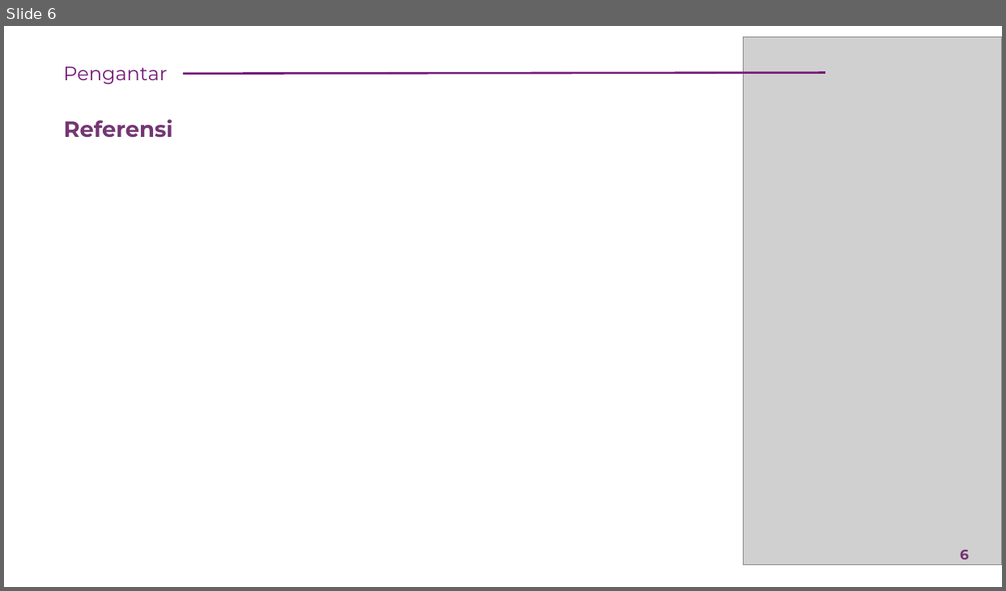
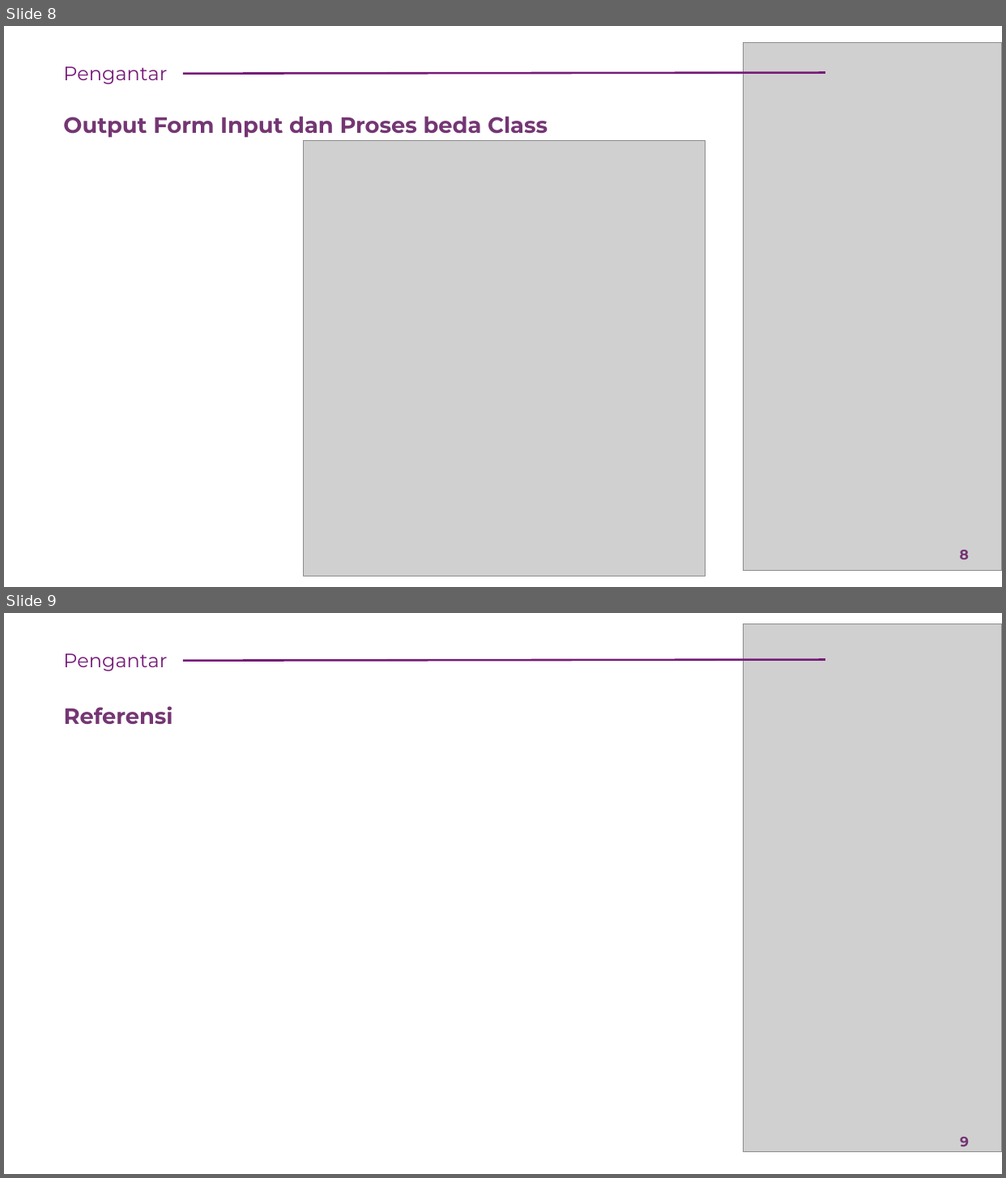
Before and after one commit to rikialdi/pemprograman-web-2022, a slide deck: Materi/Pertemuan - 13.pptx. Shown one above the other, each under a label of ours: slide 6 before the commit, slides 8 and 9 after it. The pictures are 1006x591 and 1006x1178 pixels, drawn with LibreOffice and Linux fonts; fonts in the diff are those of the drawing; grey boxes stand for pictures. Boxes give left, top, right and bottom in pixels: in the first picture for what was removed or moved away, otherwise in the second. Text is boxed around its words. In the diff, an @@ line names an element or a change of style, - is before the commit and + after.

```diff
--- a/Materi/Pertemuan - 13.pptx
+++ b/Materi/Pertemuan - 13.pptx
@@ slide 8 added at bbox=[4, 26, 1002, 587], background #FFFFFF @@
@@ picture added at bbox=[744, 43, 1002, 571] @@
@@ text added at bbox=[63, 66, 167, 84], 14 pt, text #761A79 @@
+Pengantar
@@ line added from (825, 73) to (183, 74), #761A79 1.5 pt @@
@@ text added at bbox=[63, 116, 548, 138], 16 pt, text #743673, bold @@
+Output Form Input dan Proses beda Class
@@ picture added at bbox=[304, 141, 705, 576] @@
@@ page number added at bbox=[960, 550, 969, 560], 10 pt, text #733572, bold @@
+8
@@ what was slide 6 is now slide 9 @@
@@ page number at bbox=[960, 1137, 969, 1147]: text changed @@
-6
+9
```
Also in this commit, not shown: 2 slides changed, 3 other slides added, 1 slide removed, 41 other files.
